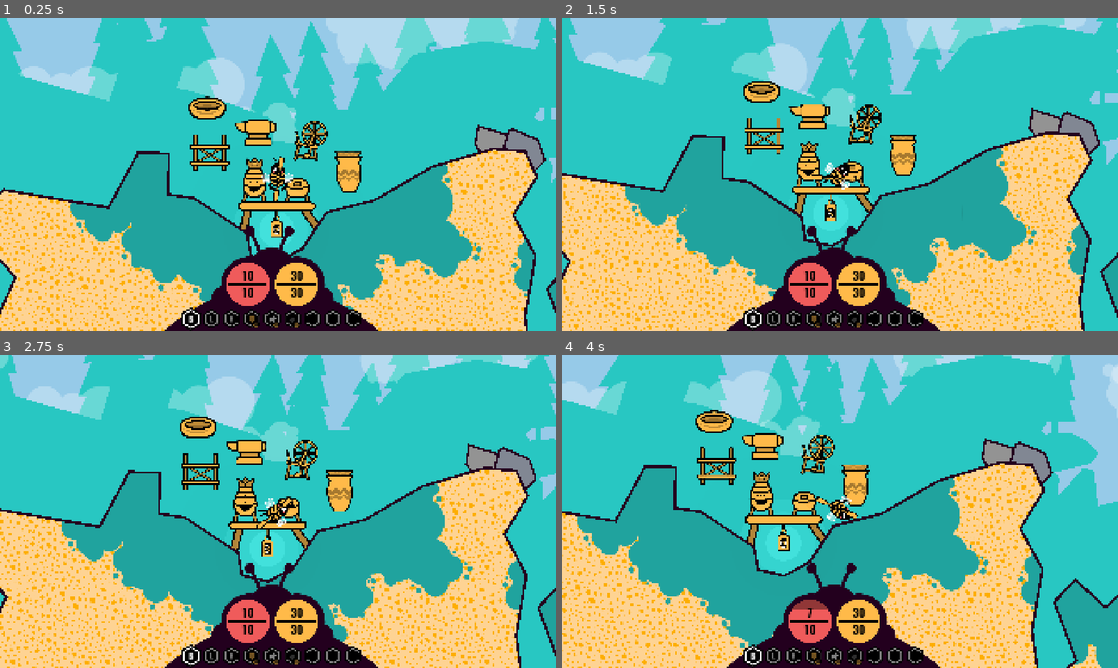
Above: before the commit, frames 1-4 (two rows, left to right).
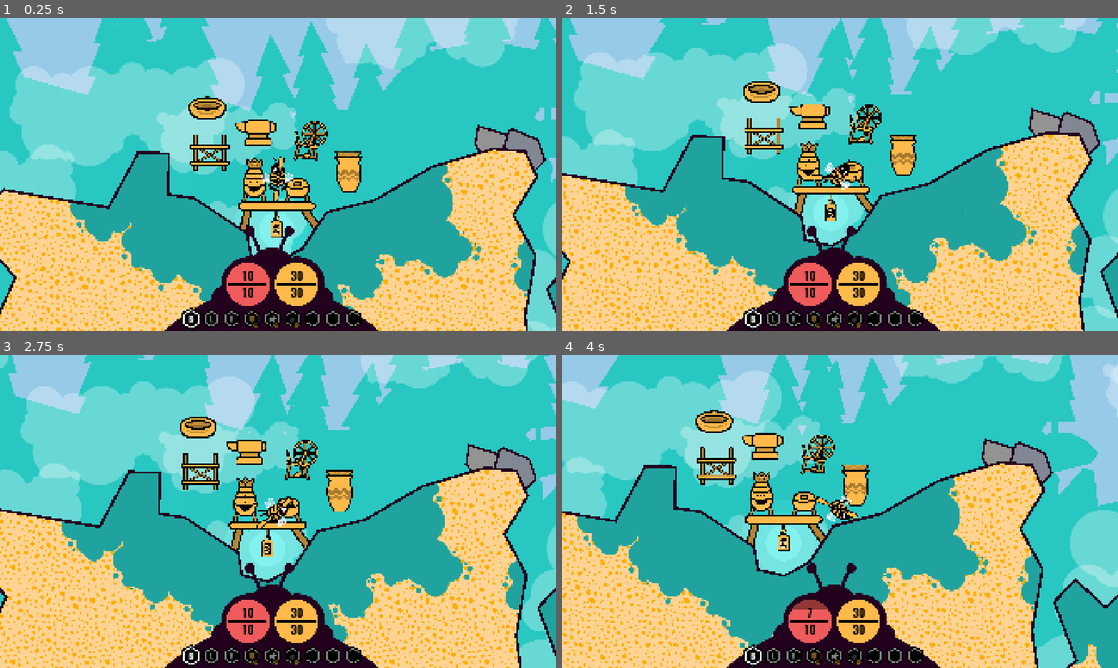
Above: after the commit, the same moments.

Repository: anttihaavikko/slumgum-waggle-dance
Game: Godot game, scene res://Scenes/main.tscn
Two runs of this game, one before a commit and one after it. Both use one fixed random seed, a clock stepped at 60 frames per second and the inputs below.
Inputs (mouse positions are in pixels of both pictures, inside the frame that each line leads up to):
- Up to frame 1 (0.25 s): no input
- Up to frame 2 (1.5 s): tap Enter at 0.5 s; move the mouse to (962, 158) at 0.52 s; hold D (right) 0.53-1.28 s; click (962, 158) at 0.6 s; move the mouse to (728, 190) at 1.27 s; hold S (brake) from 1.28 s (still down); right-click (728, 190) at 1.35 s
- Up to frame 3 (2.75 s): click (166, 527) at 1.55 s; move the mouse to (333, 442) at 2.02 s; release S (brake) at 2.03 s; hold D (right) from 2.03 s (still down); click (333, 442) at 2.1 s
- Up to frame 4 (4 s): move the mouse to (812, 574) at 2.77 s; release D (right) at 2.78 s; hold W (accelerate) 2.78-3.53 s; tap Shift (shift) at 2.85 s; click (812, 574) at 3.05 s; move the mouse to (1006, 558) at 3.52 s; hold A (left) from 3.53 s (still down); tap 1 (slot_1) at 3.6 s; click (1006, 558) at 3.8 s

The runs differ from the first frame. In frame 1, 14% of the frame differs, in the area x 0-100%, y 7-100%; in frame 2, 14%, in the area x 0-100%, y 2-100%; in frame 3, 14%; in frame 4, 14%.

Commit message:
Add flower breaking

Diff:
--- a/Scenes/hut.tscn
+++ b/Scenes/hut.tscn
@@ -85,7 +85,7 @@
 [node name="Area" type="Area2D" parent="Button" unique_id=181713576]
 position = Vector2(1, -106)
 collision_layer = 9
-collision_mask = 132
+collision_mask = 148
 
 [node name="CollisionShape2D" type="CollisionShape2D" parent="Button/Area" unique_id=1223035501]
 position = Vector2(-1.5, -42)
@@ -93,6 +93,7 @@
 
 [node name="Button Body" type="StaticBody2D" parent="Button" unique_id=815358743]
 position = Vector2(0, -104)
+collision_layer = 1025
 
 [node name="CollisionShape2D" type="CollisionShape2D" parent="Button/Button Body" unique_id=1242801478]
 position = Vector2(-2.5, -32.5)
--- a/Scenes/main.tscn
+++ b/Scenes/main.tscn
@@ -344,6 +344,9 @@
 &"flap": SubResource("Animation_hptm8")
 }
 
+[sub_resource type="CircleShape2D" id="CircleShape2D_55idt"]
+radius = 174.1
+
 [sub_resource type="CanvasItemMaterial" id="CanvasItemMaterial_qnggo"]
 blend_mode = 1
 
@@ -698,7 +701,7 @@
 aligner = NodePath("../..")
 swing_dir = -0.6
 
-[node name="Scythe" type="Sprite2D" parent="Bee/Body/Hands/Aligner/Swinger" unique_id=627905351 node_paths=PackedStringArray("swinger", "aligner", "sprite")]
+[node name="Scythe" type="Sprite2D" parent="Bee/Body/Hands/Aligner/Swinger" unique_id=627905351 node_paths=PackedStringArray("area", "swinger", "aligner", "sprite")]
 visible = false
 self_modulate = Color(1, 0.7294118, 0.28627452, 1)
 position = Vector2(-1, -2)
@@ -707,11 +710,18 @@
 texture = ExtResource("14_pdsj5")
 offset = Vector2(-103.92078, 94.49667)
 script = ExtResource("15_ee4r6")
+area = NodePath("Area")
 identifier = 1
 swinger = NodePath("..")
 aligner = NodePath("../..")
 swing_dir = 1.2
 sprite = NodePath(".")
+
+[node name="Area" type="ShapeCast2D" parent="Bee/Body/Hands/Aligner/Swinger/Scythe" unique_id=1646312883]
+position = Vector2(-247.27628, 103.423645)
+shape = SubResource("CircleShape2D_55idt")
+target_position = Vector2(0, 0)
+collision_mask = 566
 
 [node name="Brush" type="Sprite2D" parent="Bee/Body/Hands/Aligner/Swinger" unique_id=1224503187 node_paths=PackedStringArray("aligner")]
 visible = false
@@ -865,7 +875,7 @@
 position = Vector2(15, 6)
 
 [node name="Bg" type="Polygon2D" parent="Island" unique_id=935066965]
-z_index = -10
+z_index = -11
 z_as_relative = false
 position = Vector2(15, 6)
 color = Color(0.15686275, 0.78039217, 0.7607843, 1)
--- a/Scenes/pickup.tscn
+++ b/Scenes/pickup.tscn
@@ -11,7 +11,7 @@
 
 [node name="Pickup" type="RigidBody2D" unique_id=1139630903 node_paths=PackedStringArray("sprite", "area")]
 collision_layer = 16
-collision_mask = 24
+collision_mask = 1048
 mass = 0.1
 physics_material_override = SubResource("PhysicsMaterial_k2e45")
 script = ExtResource("1_cya6u")
--- a/Scripts/breakable.gd
+++ b/Scripts/breakable.gd
@@ -5,5 +5,7 @@
 
 func destroy():
 	for d in drops:
-		Main.spawn_item(d, global_position)
+		var p = Main.spawn_item(d, global_position)
+		p.apply_impulse(Vector2.ONE.rotated(2 * PI * randf()) * randf_range(0, 1000))
+	Effects.singleton.add(1, global_position)
 	target.queue_free()
--- a/Scripts/island.gd
+++ b/Scripts/island.gd
@@ -99,7 +99,7 @@
 
 func create_dungeon(try := 0):
 	if try > 10: return
-	var p = get_ground_pos(randf_range(3000, 15000) * [-1, 1].pick_random())
+	var p = get_ground_pos(randf_range(5000, 15000) * [-1, 1].pick_random())
 	if abs(p.x) < 2000:
 		create_dungeon(try + 1)
 		return
--- a/Scripts/schedule.gd
+++ b/Scripts/schedule.gd
@@ -21,7 +21,6 @@
 		Main.singleton.bee.show()
 		Main.pop("DAY %d" % [day])
 		Main.singleton.cleanup()
-		print(Main.singleton.flowers.size())
 		for f in Main.singleton.flowers:
 			if f: f.fill()
 	tint.color = tint_color.sample(time)
--- a/Scripts/scythe.gd
+++ b/Scripts/scythe.gd
@@ -1,8 +1,20 @@
 extends Equipment
+
+@export var area: ShapeCast2D
 
 func update(delta: float):
 	super.update(delta)
 	align()
+	if Input.is_action_just_pressed("primary"):
+		await get_tree().create_timer(0.1).timeout
+		if area.is_colliding():
+			var done: Array = []
+			if area.is_colliding():
+				for i in area.get_collision_count():
+					var o = area.get_collider(i)
+					done.append(o)
+					if o is Breakable:
+						o.destroy()
 
 func toggle(state: bool):
 	super.toggle(state)
--- a/project.godot
+++ b/project.godot
@@ -172,6 +172,7 @@
 2d_physics/layer_8="Lander"
 2d_physics/layer_9="Decorations"
 2d_physics/layer_10="Breakables"
+2d_physics/layer_11="Buttons"
 
 [physics]
 
Not shown, changed: Misc/art.afdesign~lock~
